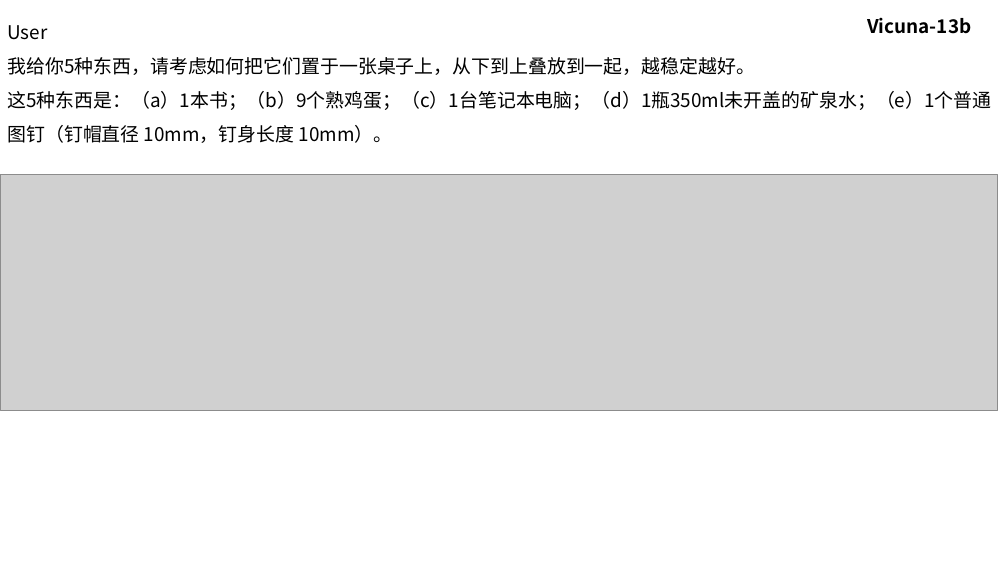
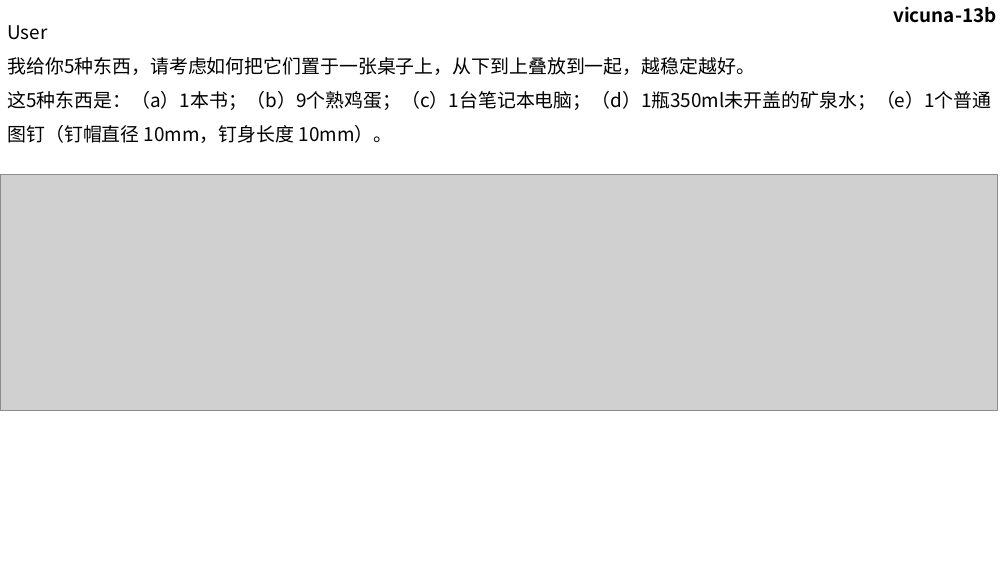
Before and after one commit to d0ubtfire/LLM_Evaulation, a slide deck: slide 15 of 对比大模型/常识知识/叠放物品/LLM的常识知识_测试_叠放物品_稳定性.pptx. Drawn at 1008x567 pixels with LibreOffice and Linux fonts; fonts in the diff are those of the drawing; grey boxes stand for pictures. Boxes give left, top, right and bottom in pixels: in the first picture for what was removed or moved away, otherwise in the second. Text is boxed around its words. In the diff, an @@ line names an element or a change of style, - is before the commit and + after.

```diff
--- a/对比大模型/常识知识/叠放物品/LLM的常识知识_测试_叠放物品_稳定性.pptx
+++ b/对比大模型/常识知识/叠放物品/LLM的常识知识_测试_叠放物品_稳定性.pptx
@@ text at (893, 6, 996, 23): text changed @@
-Vicuna-13b
+vicuna-13b
```
Also in this commit, not shown: 12 other slides changed, 4 slides added, 4 slides removed.
